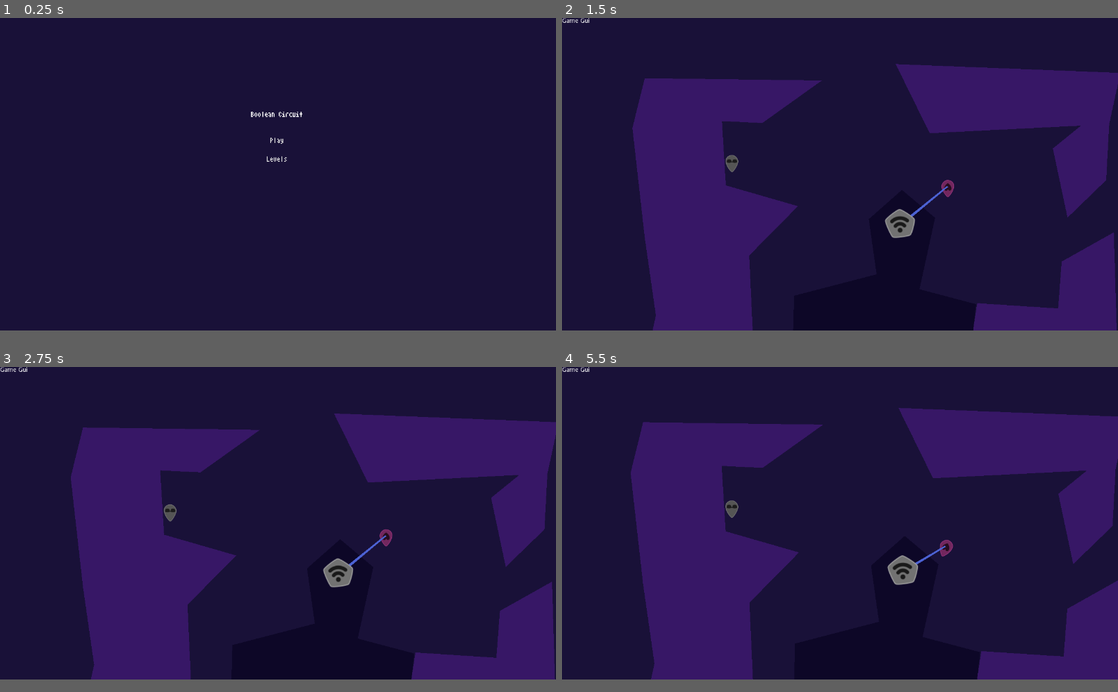
Above: before the commit, frames 1-4 (two rows, left to right).
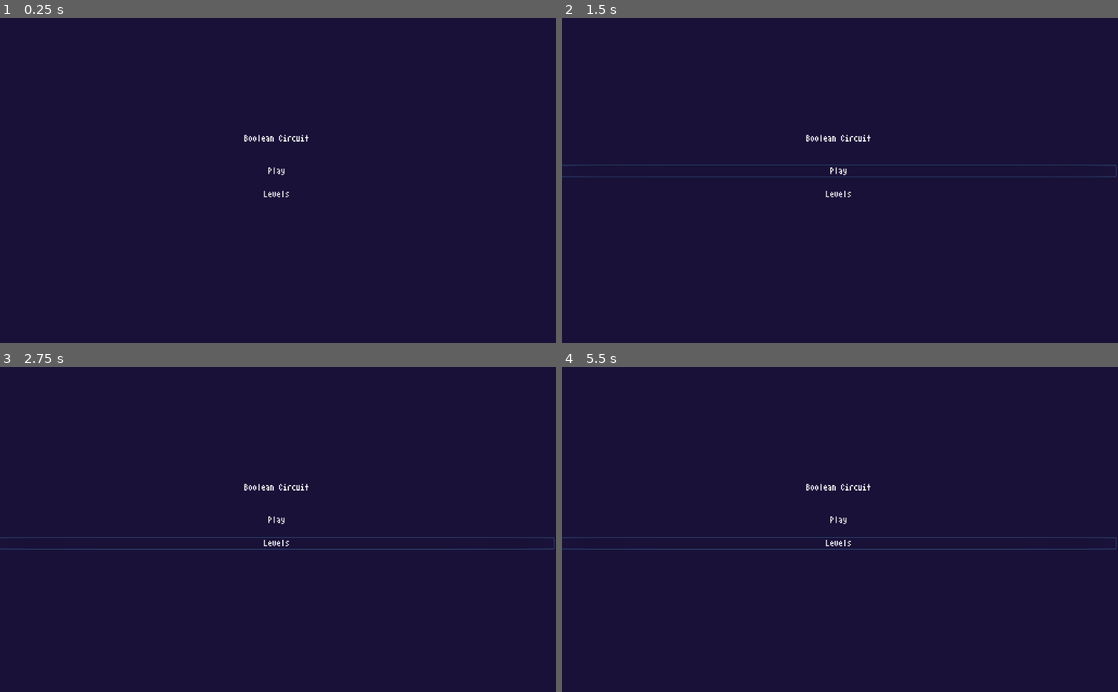
Above: after the commit, the same moments.

Repository: jacobabarbary/BooleanCircuit
Game: Godot game, scene res://gui/menu.tscn
Same seed, same stepped clock (60 frames per second), same inputs: the game is played once before the commit and once after it. Before the commit the project starts from res://game.tscn.
Inputs (mouse positions are in pixels of both pictures, inside the frame that each line leads up to):
- Up to frame 1 (0.25 s): no input
- Up to frame 2 (1.5 s): click "Play" at 0.5 s; click (840, 164) at 1.25 s, where only the run after the commit has a clickable "Play"
- Up to frame 3 (2.75 s): click (278, 536) at 2 s, where only the run after the commit has a clickable "Levels"
- Up to frame 4 (5.5 s): click (840, 536) at 2.75 s, where only the run after the commit has a clickable "Levels"; click (840, 513) at 3.5 s, where only the run after the commit has a clickable "Play"; click (840, 536) at 4.25 s, where only the run after the commit has a clickable "Levels"; tap Enter at 5 s; tap S (Player2Action) at 5.1 s
In our replay, the window is 800x450 before the commit and 800x468 after it. These sizes can differ from the game's own. Grey fills any space a smaller window leaves; there, only what the larger window draws over its background counts as a difference.

The runs differ from the first frame. In frame 1, 0.3% of the frame differs, in the area x 43-56%, y 28-56%; in frame 2, 29%; in frame 3, 29%; in frame 4, 30%, in the area x 0-100%, y 0-97%.

Commit message:
doors work

Diff:
--- a/agents/player/Player.gd
+++ b/agents/player/Player.gd
@@ -26,7 +26,6 @@
 func _ready():
 	set_skin(skin)
 	set_color(color)
-	connector.connect("is_connected",self,"_on_connected", ["is_ray_connected"])
 
 func _process(delta):
 	inputs_pressed = [
--- a/connector/connector.gd
+++ b/connector/connector.gd
@@ -18,6 +18,7 @@
 func _physics_process(delta):
 	test_connection()
 	update_line()
+	print(ray_connected)
 
 func _on_DetectBox_area_entered(area):
 	update_nearby()
--- a/door.gd
+++ b/door.gd
@@ -2,13 +2,15 @@
 
 onready var collider = $CollisionShape2D
 onready var sprite = $Sprite
-var type = 0
+onready var scene_root = get_tree().current_scene
+var type = 1
 
 func _process(delta):
 
-	if get_parent().types[type] == true:
-		collider.disabled = true
-		sprite.visible = false
+	if typeof(scene_root.types[type]) == TYPE_BOOL:
+		if scene_root.types[type] == true:
+			collider.disabled = true
+			sprite.visible = false
 	else:
 		collider.disabled = false
 		sprite.visible = true
--- a/level/level.gd
+++ b/level/level.gd
@@ -12,7 +12,9 @@
 func get_players()->Node2D:
 	return players.get_children()
 
-func on_whats_connected(type,triggered):
+func on_connection(type,triggered):
+
+
 
 	types[type] = triggered
-	print(types,type,triggered)
+	print(type,triggered)
--- a/level/level_1.tscn
+++ b/level/level_1.tscn
@@ -6,6 +6,8 @@
 [ext_resource path="res://level/level.gd" type="Script" id=4]
 [ext_resource path="res://shared/Camera.tscn" type="PackedScene" id=5]
 [ext_resource path="res://objects/wall/Wall.tscn" type="PackedScene" id=6]
+[ext_resource path="res://door.tscn" type="PackedScene" id=7]
+[ext_resource path="res://trigger.tscn" type="PackedScene" id=8]
 
 [sub_resource type="PhysicsMaterial" id=1]
 friction = 10.0
@@ -50,7 +52,7 @@
 color = Color( 1, 0.341176, 0.819608, 1 )
 
 [node name="player2" parent="Players" instance=ExtResource( 3 )]
-position = Vector2( 155.452, 160.661 )
+position = Vector2( 347.926, 428.452 )
 physics_material_override = SubResource( 1 )
 skin = 2
 color = Color( 0.843137, 0.988235, 0.552941, 1 )
@@ -62,6 +64,13 @@
 [node name="Tower" parent="." instance=ExtResource( 2 )]
 position = Vector2( 587.681, 322.408 )
 
+[node name="trigger" parent="." instance=ExtResource( 8 )]
+position = Vector2( 543.302, -380.683 )
+type = 1
+
+[node name="door" parent="." instance=ExtResource( 7 )]
+position = Vector2( 264.353, 553.794 )
+
 [editable path="Walls/Wall"]
 
 [editable path="Walls/Wall2"]
--- a/project.godot
+++ b/project.godot
@@ -16,13 +16,8 @@
 [application]
 
 config/name="BooleanCircuit"
-run/main_scene="res://game.tscn"
+run/main_scene="res://gui/menu.tscn"
 config/icon="res://icon.png"
-
-[display]
-
-window/size/width=1280
-window/size/height=720
 
 [input]
 
--- a/trigger.gd
+++ b/trigger.gd
@@ -1,17 +1,17 @@
 extends Node2D
 
+onready var connector = $Connector
 export var type = 0
-var triggered = false
-onready var connector = $Connector
+var triggered
 
-signal whats_connected
+signal is_connection
 
 func _ready():
-	connect("whats_connected",get_parent(),"on_whats_connected")
 
-func _process(delta):
-	if connector.has_connection():
-		triggered = true
-	else:
-		triggered = false
-	emit_signal("whats_connected",type,triggered)
+
+
+	connect("is_connection",get_tree().current_scene,"on_connection")
+
+func _physics_process(delta):
+	triggered = connector.ray_connected
+	emit_signal("is_connection",type,triggered)
Not shown: 1 places in level/level_1.tscn that only renumber resources
